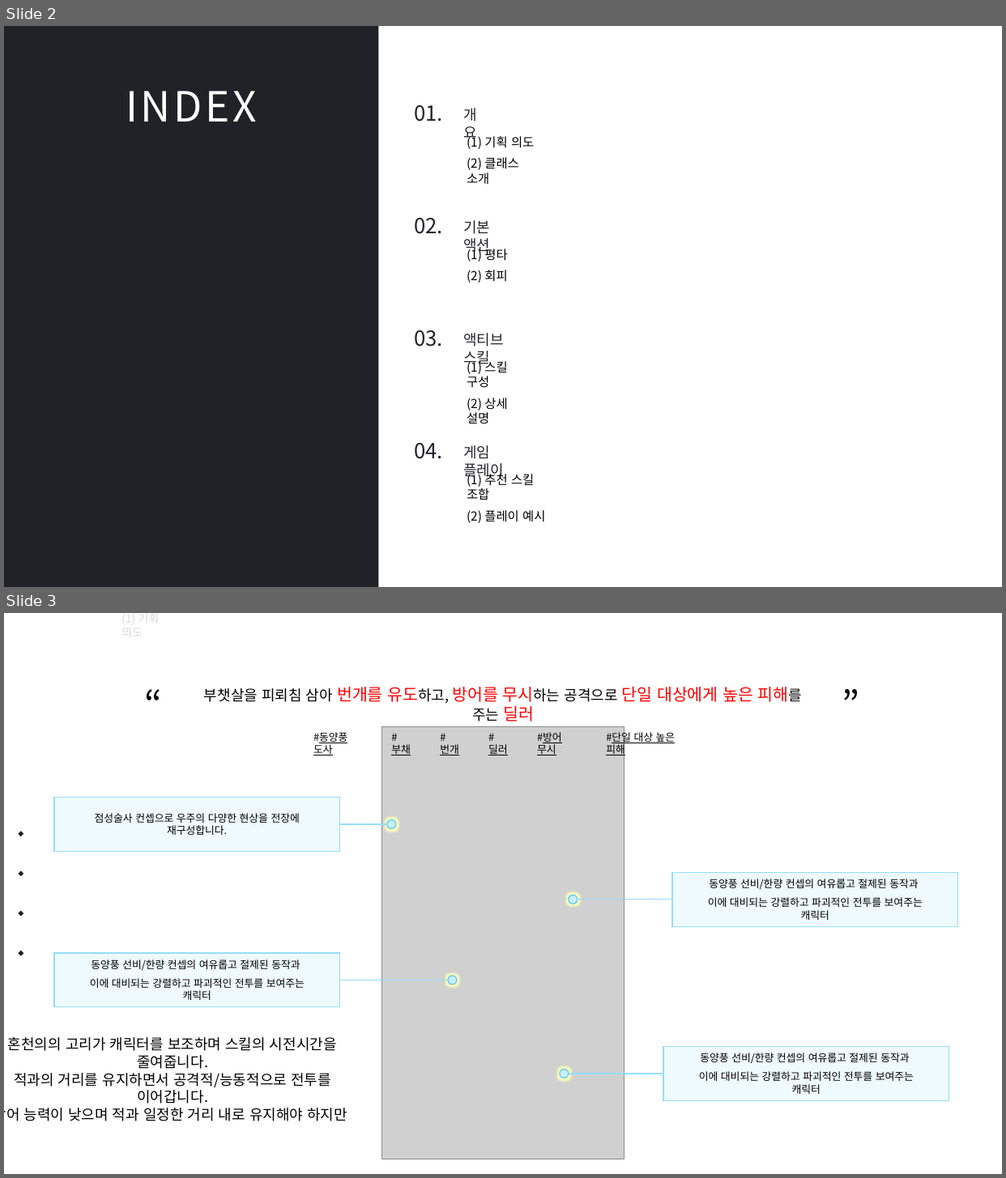
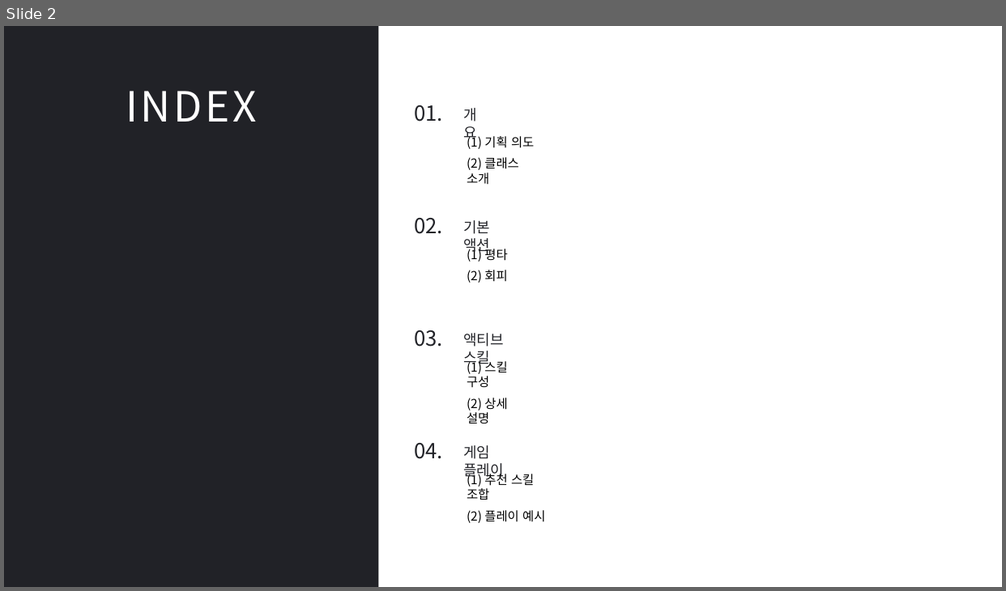
Before and after one commit to hjs0913/GameDesign, a slide deck: 크로노오디세이_전투기획자/사전과제/[과제전형] [Chrono Odyssey] 캐릭터 전투 기획자 모집 _ 홍진선 과제 제출.pptx. Shown one above the other, each under a label of ours: slides 2 and 3 before the commit, slide 2 after it. The pictures are 1006x1178 and 1006x591 pixels, drawn with LibreOffice and Linux fonts; fonts in the diff are those of the drawing; grey boxes stand for pictures; background and template pictures are left out. Boxes give left, top, right and bottom in pixels: in the first picture for what was removed or moved away, otherwise in the second. Text is boxed around its words. In the diff, an @@ line names an element or a change of style, - is before the commit and + after.

Commit message:
기획 의도 1차 완 / 클래스 소개 시작

```diff
--- a/크로노오디세이_전투기획자/사전과제/[과제전형] [Chrono Odyssey] 캐릭터 전투 기획자 모집 _ 홍진선 과제 제출.pptx
+++ b/크로노오디세이_전투기획자/사전과제/[과제전형] [Chrono Odyssey] 캐릭터 전투 기획자 모집 _ 홍진선 과제 제출.pptx
@@ slide 3 removed at bbox=[4, 613, 1002, 1174], background #FFFFFF @@
@@ text removed at bbox=[40, 619, 68, 642] @@
-01.
@@ text removed at bbox=[121, 613, 160, 640] @@
-(1) 기획 의도
@@ text removed at bbox=[145, 681, 164, 726] @@
-“
@@ text removed at bbox=[842, 681, 861, 726] @@
-”
@@ text removed at bbox=[204, 687, 803, 722] @@
-부챗살을 피뢰침 삼아 번개를 유도하고, 방어를 무시하는 공격으로 단일 대상에게 높은 피해를 주는 딜러
@@ text removed at bbox=[337, 687, 383, 702] @@
-개요
@@ picture removed at bbox=[382, 726, 624, 1161] @@
@@ group removed at bbox=[313, 730, 675, 757]: 6 texts @@
-#동양풍 도사
-#부채
-#딜러
-#번개
-#단일 대상 높은 피해
-#방어 무시
@@ group removed at bbox=[54, 797, 396, 851]: 1 rectangle, 1 text, 1 ellipse, 1 line @@
-점성술사 컨셉으로 우주의 다양한 현상을 전장에 재구성합니다.
@@ group removed at bbox=[569, 873, 957, 926]: 1 rectangle, 1 text, 1 ellipse, 1 line @@
-동양풍 선비/한량 컨셉의 여유롭고 절제된 동작과
-이에 대비되는 강렬하고 파괴적인 전투를 보여주는 캐릭터
@@ group removed at bbox=[19, 831, 23, 956]: 4 diamonds @@
@@ group removed at bbox=[54, 953, 457, 1007]: 1 rectangle, 1 text, 1 ellipse, 1 line @@
-동양풍 선비/한량 컨셉의 여유롭고 절제된 동작과
-이에 대비되는 강렬하고 파괴적인 전투를 보여주는 캐릭터
@@ text removed at bbox=[4, 1037, 347, 1122] @@
-혼천의의 고리가 캐릭터를 보조하며 스킬의 시전시간을 줄여줍니다.
-적과의 거리를 유지하면서 공격적/능동적으로 전투를 이어갑니다.
-방어 능력이 낮으며 적과 일정한 거리 내로 유지해야 하지만
@@ group removed at bbox=[560, 1046, 948, 1101]: 1 rectangle, 1 text, 1 ellipse, 1 line @@
-동양풍 선비/한량 컨셉의 여유롭고 절제된 동작과
-이에 대비되는 강렬하고 파괴적인 전투를 보여주는 캐릭터
```
Also in this commit, not shown: 2 slides changed, 1 slide added, 2 other slides removed, 2 other files.
